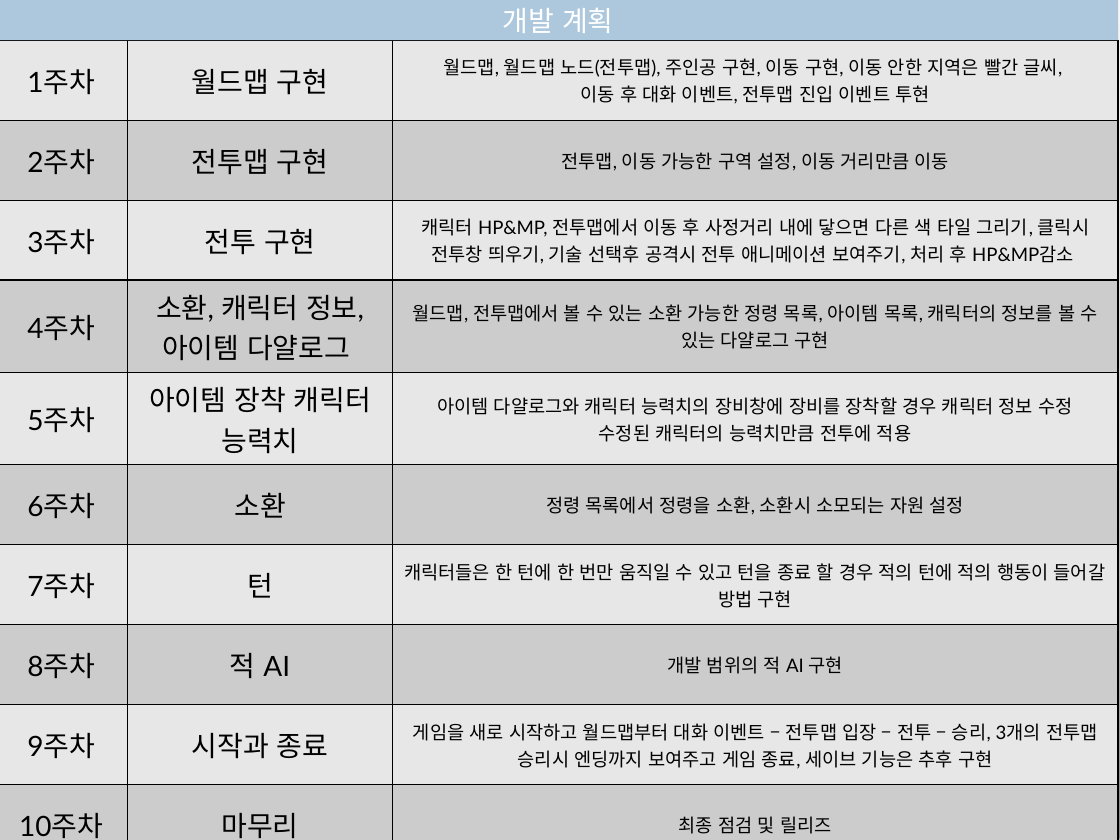
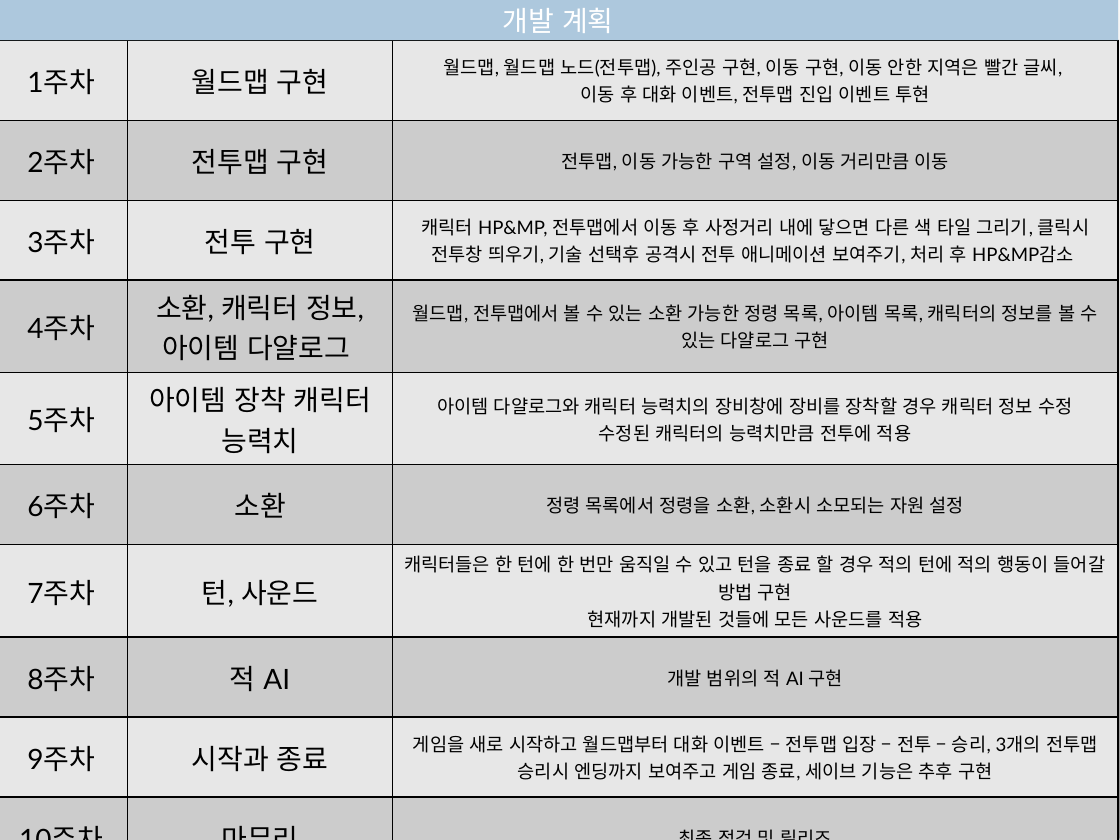
Before and after one commit to BigDataIsVeryImportantInAI/MyRoom, a slide deck: slide 8 of 1차 발표.pptx. Drawn at 1120x840 pixels with LibreOffice and Linux fonts; fonts in the diff are those of the drawing; background and template pictures are left out. Boxes give left, top, right and bottom in pixels: in the first picture for what was removed or moved away, otherwise in the second. Text is boxed around its words. In the diff, an @@ line names an element or a change of style, - is before the commit and + after.

```diff
--- a/1차 발표.pptx
+++ b/1차 발표.pptx
@@ table at bbox=[0, 40, 1118, 840] @@
-row 7, column 2: 턴
+row 7, column 2: 턴, 사운드
-row 7, column 3: 캐릭터들은 한 턴에 한 번만 움직일 수 있고 턴을 종료 할 경우 적의 턴에 적의 행동이 들어갈 방법 구현
+row 7, column 3: 캐릭터들은 한 턴에 한 번만 움직일 수 있고 턴을 종료 할 경우 적의 턴에 적의 행동이 들어갈 방법 구현 / 현재까지 개발된 것들에 모든 사운드를 적용
```
Also in this commit, not shown: 1 other slide changed.
